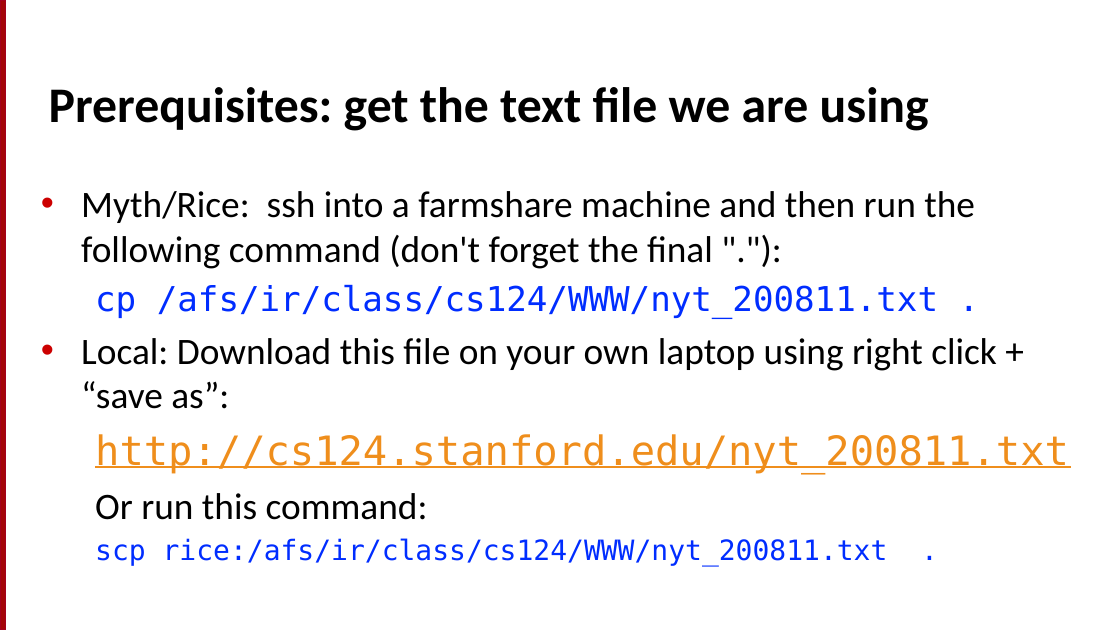
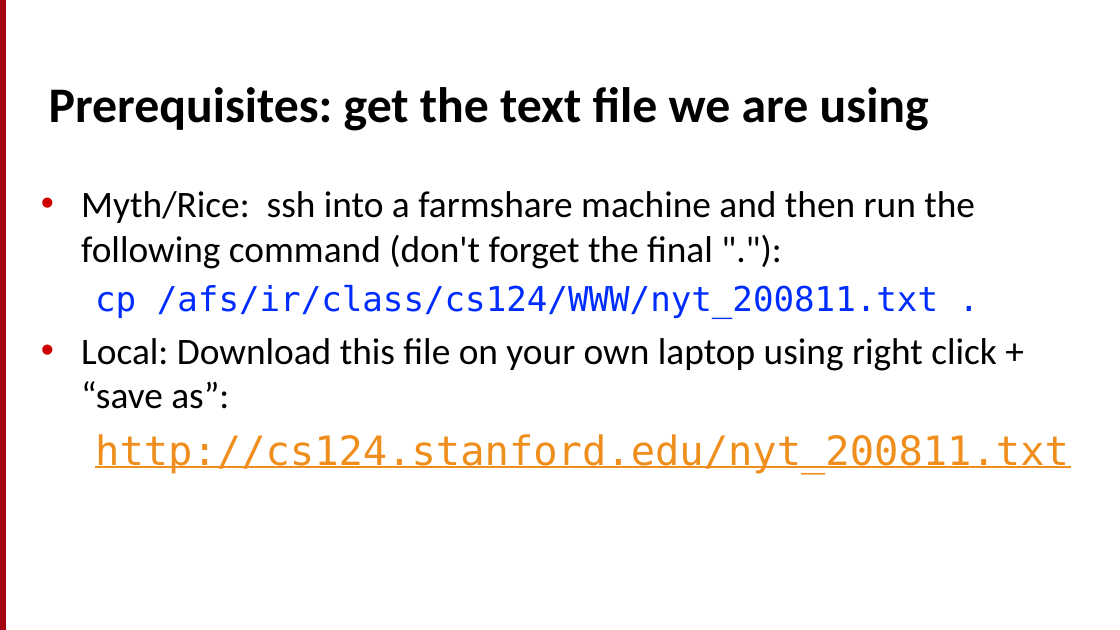
Before and after one commit to cs124/labs, a slide deck: slide 6 of Lab1_UnixForPoets.pptx. Drawn at 1120x630 pixels with LibreOffice and Linux fonts; fonts in the diff are those of the drawing. Boxes give left, top, right and bottom in pixels: in the first picture for what was removed or moved away, otherwise in the second. Text is boxed around its words. In the diff, an @@ line names an element or a change of style, - is before the commit and + after.

```diff
--- a/Lab1_UnixForPoets.pptx
+++ b/Lab1_UnixForPoets.pptx
@@ text at [95,493,888,567]: paragraphs removed @@
-Or run this command:
-scp rice:/afs/ir/class/cs124/WWW/nyt_200811.txt .
```
Also in this commit, not shown: 6 other slides changed, 1 slide added, 1 other file.
